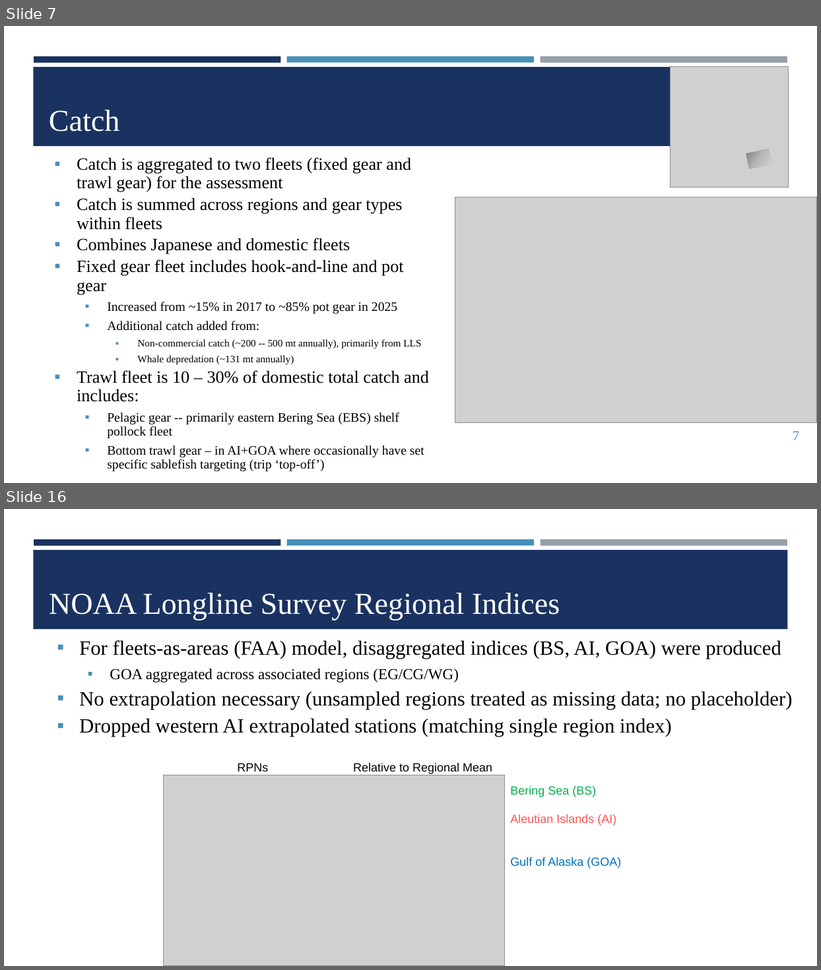
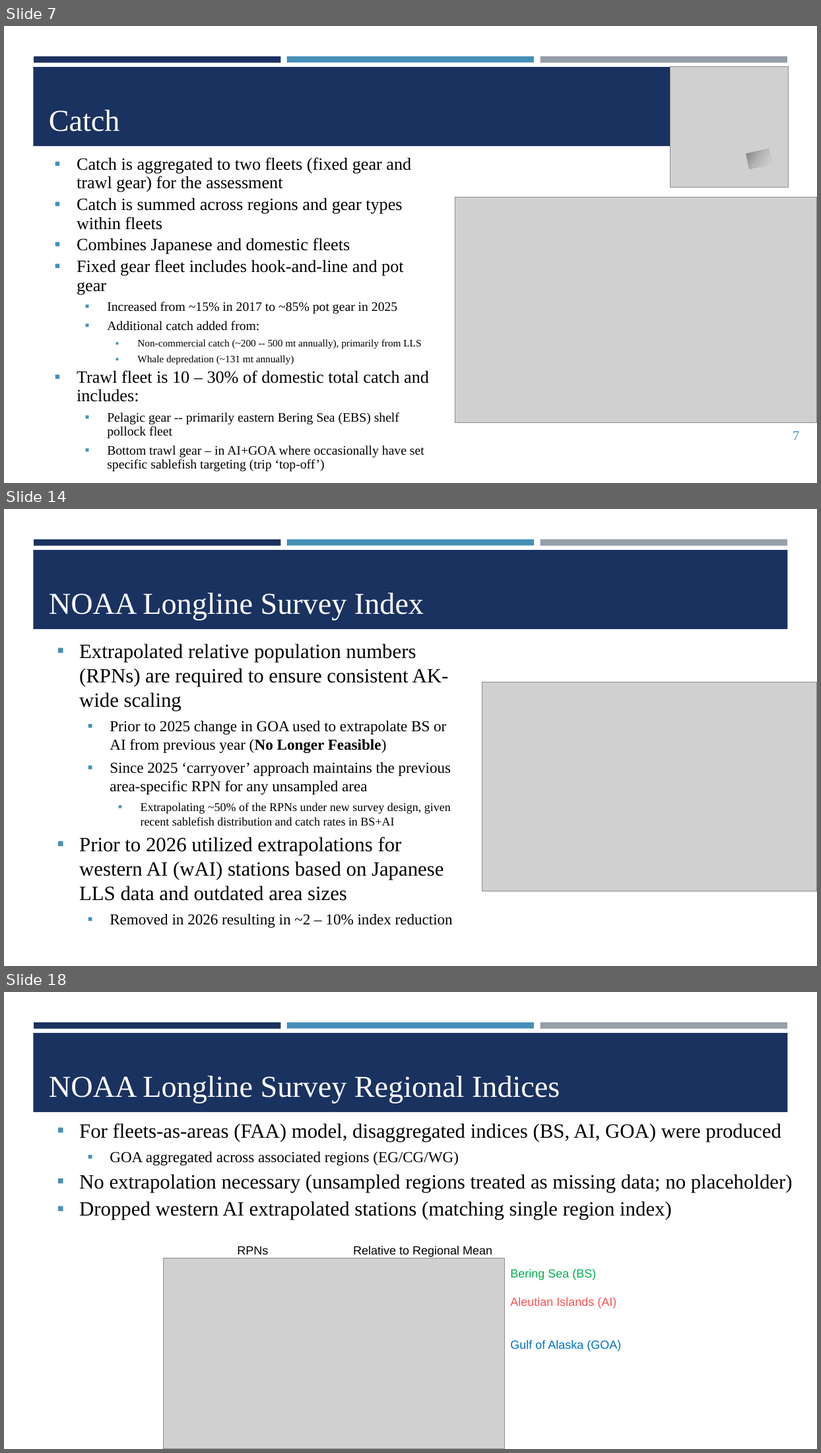
Before and after one commit to dgoethel-noaa/2026_Sablefish_CIE, a slide deck: Presentations/6. Sablefish CIE_Data_Assessment.pptx. Shown one above the other, each under a label of ours: slides 7 and 16 before the commit, slides 7, 14 and 18 after it; the slides between them are not shown. The pictures are 821x970 and 821x1453 pixels, drawn with LibreOffice and Linux fonts; fonts in the diff are those of the drawing; grey boxes stand for pictures; background and template pictures are left out. Boxes give left, top, right and bottom in pixels: in the first picture for what was removed or moved away, otherwise in the second. Text is boxed around its words. In the diff, an @@ line names an element or a change of style, - is before the commit and + after.

```diff
--- a/Presentations/6. Sablefish CIE_Data_Assessment.pptx
+++ b/Presentations/6. Sablefish CIE_Data_Assessment.pptx
@@ slide 14 added at bbox=[4, 509, 817, 966], background #FFFFFF; not listed: 4 template elements that a slide beside it also shows @@
@@ title added at bbox=[49, 593, 424, 620], 36 pt, text #FFFFFF @@
+NOAA Longline Survey Index
@@ text added at bbox=[79, 644, 453, 928], 18 pt, text #000000 @@
+▪ Extrapolated relative population numbers (RPNs) are required to ensure consistent AK-wide scaling
+  ▪ Prior to 2025 change in GOA used to extrapolate BS or AI from previous year (No Longer Feasible)
+  ▪ Since 2025 ‘carryover’ approach maintains the previous area-specific RPN for any unsampled area
+    ▪ Extrapolating ~50% of the RPNs under new survey design, given recent sablefish distribution and catch rates in BS+AI
+▪ Prior to 2026 utilized extrapolations for western AI (wAI) stations based on Japanese LLS data and outdated area sizes
+  ▪ Removed in 2026 resulting in ~2 – 10% index reduction
@@ picture added at bbox=[482, 682, 817, 891] @@
@@ what was slide 16 is now slide 18 @@
```
Also in this commit, not shown: 12 slides changed, 1 other slide added, 2 other files.
